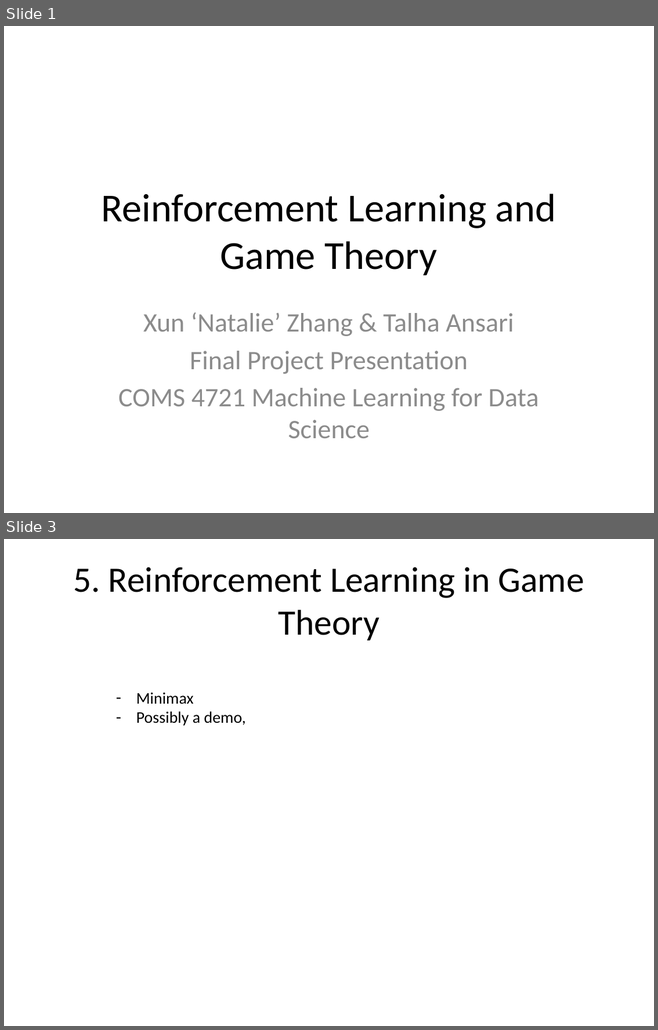
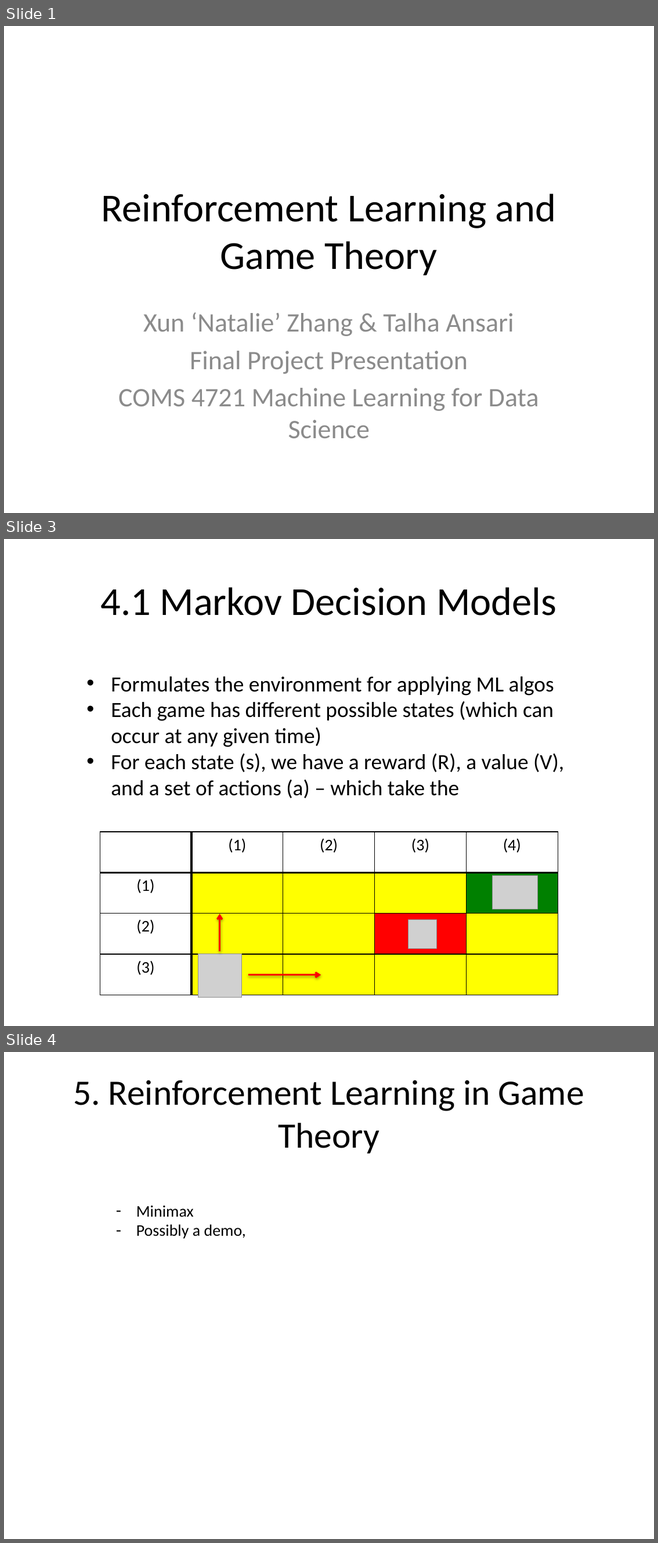
Before and after one commit to talhajansari/dermalink, a slide deck: FRONT_END/logo_lab/FINAL_presentation.pptx. Shown one above the other, each under a label of ours: slides 1 and 3 before the commit, slides 1, 3 and 4 after it; the slides between them are not shown. The pictures are 658x1030 and 658x1543 pixels, drawn with LibreOffice and Linux fonts; fonts in the diff are those of the drawing; grey boxes stand for pictures. Boxes give left, top, right and bottom in pixels: in the first picture for what was removed or moved away, otherwise in the second. Text is boxed around its words. In the diff, an @@ line names an element or a change of style, - is before the commit and + after.

```diff
--- a/FRONT_END/logo_lab/FINAL_presentation.pptx
+++ b/FRONT_END/logo_lab/FINAL_presentation.pptx
@@ slide 3 added at (4,539,654,1026), background #FFFFFF @@
@@ title added at (101,587,556,616), 44 pt, text #000000 @@
+4.1 Markov Decision Models
@@ text added at (111,676,564,798), 24 pt, text #000000 @@
+• Formulates the environment for applying ML algos
+• Each game has different possible states (which can occur at any given time)
+• For each state (s), we have a reward (R), a value (V), and a set of actions (a) – which take the
@@ table added at (100,832,557,995), 4 rows, 5 columns @@
+ | (1) | (2) | (3) | (4)
+(1) |  |  |  | 
+(2) |  |  |  | 
+(3) |  |  |  | 
@@ group added at (220,875,536,975): 2 pictures, 2 arrows @@
@@ picture added at (198,954,242,998) @@
@@ what was slide 3 is now slide 4 @@
```
Also in this commit, not shown: 1 slide changed, 10 other files.
